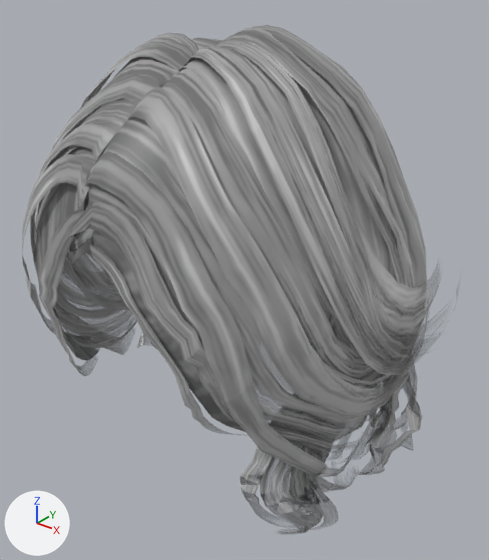
Renders of the glTF model public/models/daz_hair_wavy_bob.glb from each side of a commit.
Before and after are seen from a camera (50 mm lens) standing at (0.23, -0.275, 0.171) and looking at (0.003, 0.01, -0.005). Lighting does not change. The marker at lower left points along +X, +Y and +Z. The first picture is the older version. Vertices at exactly the same position are counted once.

In view in the first picture: 'daz_hair_wavy_bob'.
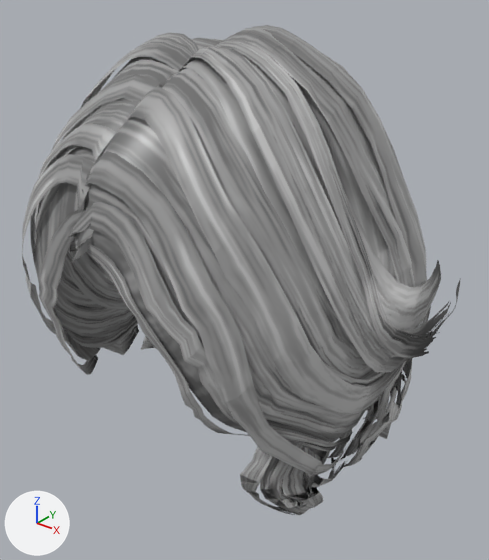
Location of each change, (x1, y1, x2, y2) in pixels of the pictures (489 x 560 px; the box of a moved part takes in the faces that stretch with it):
'daz_hair_wavy_bob', reshaped: before (22, 25, 438, 535); after (22, 25, 461, 515)
part 1 of me_daz_hair_wavy_bob, moved or reshaped: before (87, 278, 428, 535); after (87, 278, 454, 515)
part 2 of me_daz_hair_wavy_bob, moved or reshaped: before (66, 334, 89, 376); after (67, 335, 93, 375)
part 3 of me_daz_hair_wavy_bob, edited (looks the same): (22, 25, 438, 510) in both

The change, as a list of edits to the scene's bpy script:
```text
Add mat_daz_hair_wavy_bob_mat_1:
    mat_daz_hair_wavy_bob_mat_1 = bpy.data.materials.new('daz_hair_wavy_bob_mat')
    # uses the picture img_daz_hair_wavy_bob_tex
Change me_daz_hair_wavy_bob:
    used by ob_daz_hair_wavy_bob; location = (0.0, 0.0, 0.0)
    before: 146 (-0.056, -0.068, -0.049) at pixel (83, 363), 147 (-0.049, -0.071, -0.052) at pixel (88, 375), 148 (-0.053, -0.073, -0.046) at pixel (80, 366), 149 (-0.046, -0.076, -0.049) at pixel (84, 376), 150 (-0.05, -0.078, -0.042) at pixel (77, 365)
    before: 151 (-0.043, -0.08, -0.045) at pixel (82, 375), 152 (-0.047, -0.082, -0.038), 153 (-0.04, -0.084, -0.04) at pixel (79, 372), 154 (-0.045, -0.086, -0.034) at pixel (69, 361), 155 (-0.037, -0.086, -0.035) at pixel (77, 368)
    before: 156 (-0.043, -0.087, -0.029) at pixel (69, 355), 157 (-0.035, -0.089, -0.03) at pixel (75, 364), 633 (-0.057, -0.076, -0.034) at pixel (69, 347), 634 (-0.049, -0.075, -0.04) at pixel (81, 359), 635 (-0.045, -0.081, -0.033) at pixel (76, 356)
    remove me_daz_hair_wavy_bob.from_pydata(...)  # 6675 vertices, 9259 faces; spans x -0.126..0.125, y -0.11..0.131, z -0.136..0.138
    add me_daz_hair_wavy_bob.from_pydata(...)  # 6675 vertices, 9259 faces; spans x -0.126..0.125, y -0.11..0.122, z -0.115..0.138
    me_daz_hair_wavy_bob part 1: 1775 of 6675 vertices moved; they spanned x -0.115..0.118, y -0.049..0.131, z -0.136..-0.02 and now span x -0.109..0.106, y -0.049..0.122, z -0.115..-0.02; mean shift (-0.001, -0.001, 0.002); largest move (0.06, -0.035, -0.136) -> (0.06, -0.035, -0.115)
    me_daz_hair_wavy_bob part 2
    add for i in [146, 147, 148, 156, 157, 633, 634, 635]: me_daz_hair_wavy_bob.vertices[i].co += Vector((0.0, 0.001, 0.0))
    add for i in [*range(149, 156)]: me_daz_hair_wavy_bob.vertices[i].co += Vector((0.0, 0.002, 0.0))
    me_daz_hair_wavy_bob part 3: 9259 faces spanning x -0.126..0.125, y -0.11..0.122, z -0.115..0.138 switch from mat_daz_hair_wavy_bob_mat (picture img_daz_hair_wavy_bob_tex) to mat_daz_hair_wavy_bob_mat_1
    other edits to the shape of me_daz_hair_wavy_bob do not show in these pictures
```
